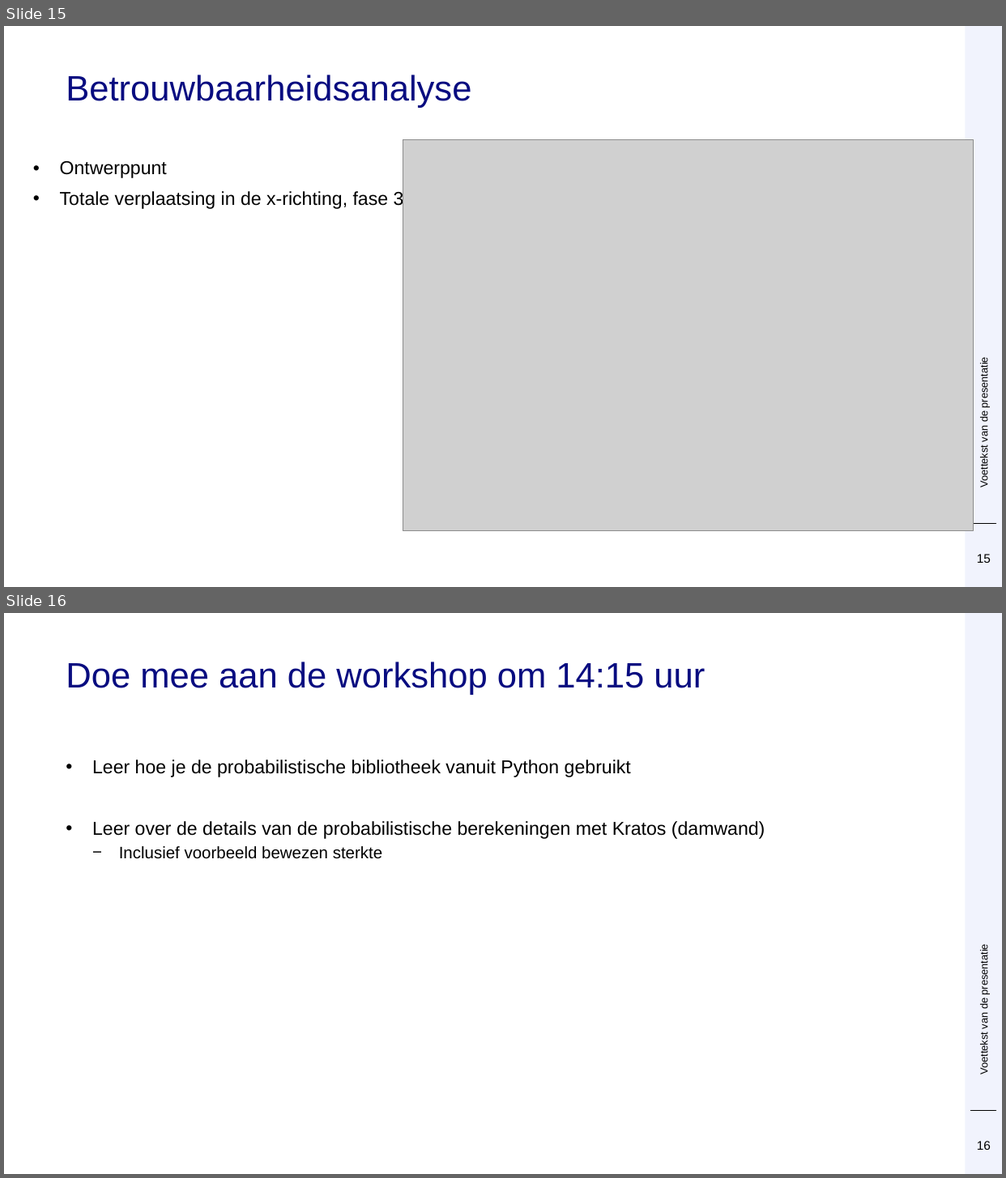
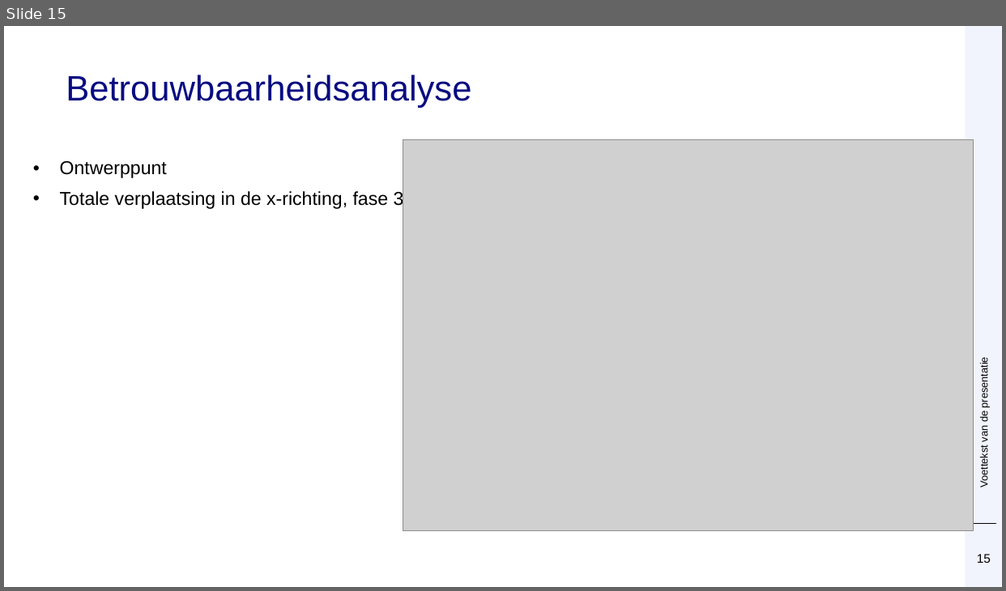
Before and after one commit to Deltares/ProbabilisticLibrary, a slide deck: sources/Deltares.Probabilistic.PWrapper.Examples/kratos/Prob Kratos DSD.pptx. Shown one above the other, each under a label of ours: slides 15 and 16 before the commit, slide 15 after it. The pictures are 1006x1178 and 1006x591 pixels, drawn with LibreOffice and Linux fonts; fonts in the diff are those of the drawing; grey boxes stand for pictures; background and template pictures are left out. Boxes give left, top, right and bottom in pixels: in the first picture for what was removed or moved away, otherwise in the second. Text is boxed around its words. In the diff, an @@ line names an element or a change of style, - is before the commit and + after.

```diff
--- a/sources/Deltares.Probabilistic.PWrapper.Examples/kratos/Prob Kratos DSD.pptx
+++ b/sources/Deltares.Probabilistic.PWrapper.Examples/kratos/Prob Kratos DSD.pptx
@@ slide 16 removed at <box>4,613,1002,1174</box>, background #FFFFFF; not listed: 2 template elements that a slide beside it also shows @@
@@ title removed at <box>66,662,705,695</box> @@
-Doe mee aan de workshop om 14:15 uur
@@ text removed at <box>92,760,765,859</box> @@
-• Leer hoe je de probabilistische bibliotheek vanuit Python gebruikt
-• Leer over de details van de probabilistische berekeningen met Kratos (damwand)
-  − Inclusief voorbeeld bewezen sterkte
@@ text removed at <box>978,949,990,1075</box> @@
-Voettekst van de presentatie
@@ page number removed at <box>977,1141,991,1150</box> @@
-16
```
Also in this commit, not shown: 10 slides changed, 2 other files.
